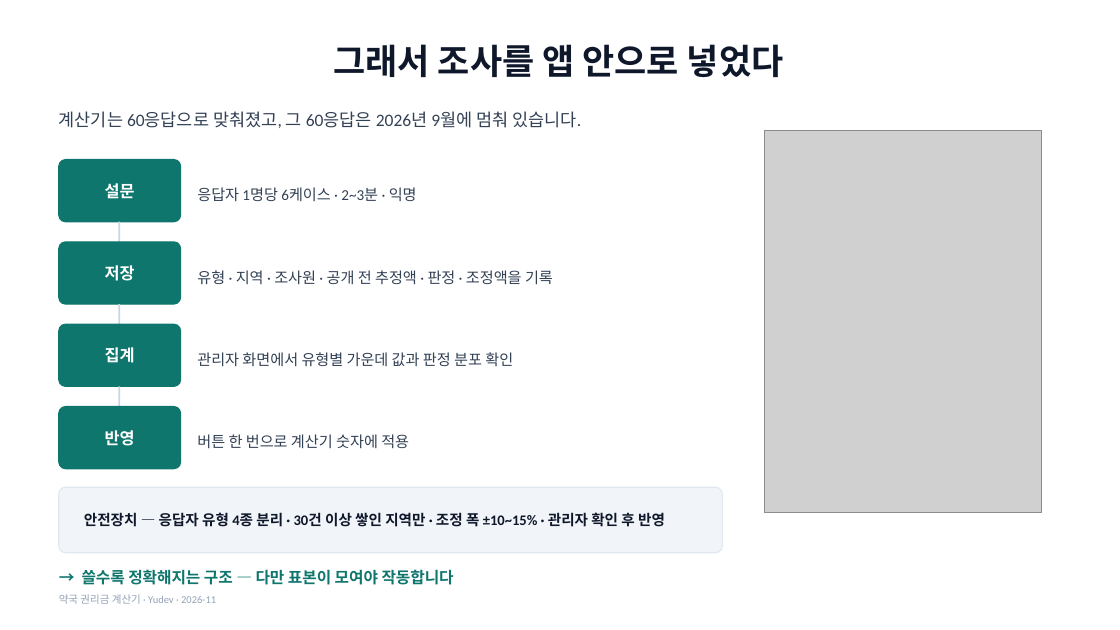
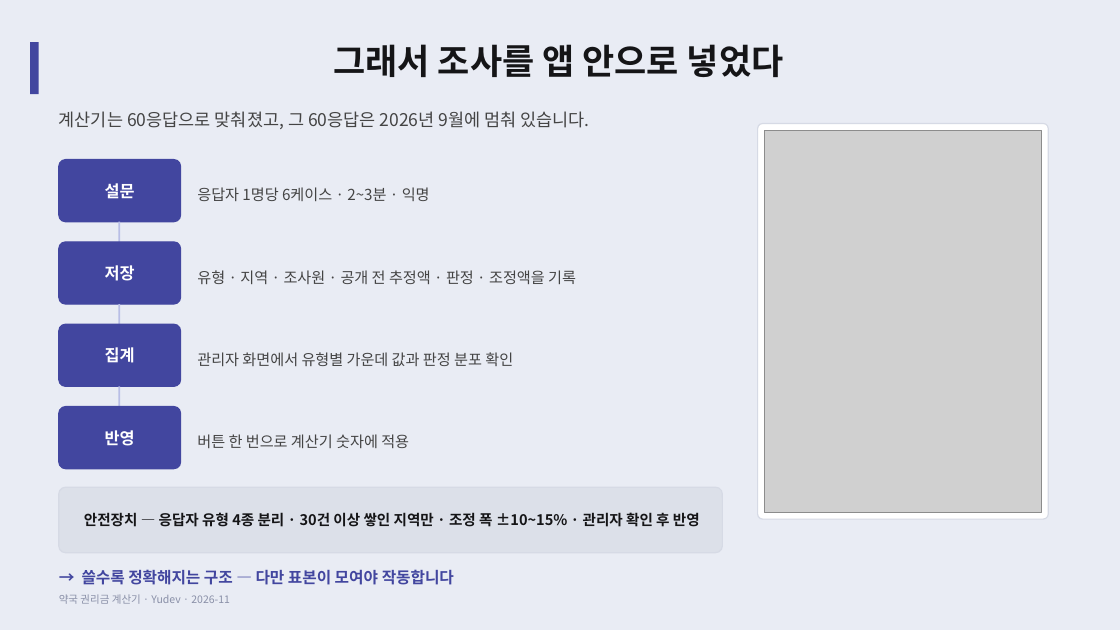
Before and after one commit to YUSEONCHUN/calculating, a slide deck: slide 21 of doc/slides/권리금계산기_프로젝트.pptx. Drawn at 1120x630 pixels with LibreOffice and Linux fonts; fonts in the diff are those of the drawing; grey boxes stand for pictures. Boxes give left, top, right and bottom in pixels: in the first picture for what was removed or moved away, otherwise in the second. Text is boxed around its words. In the diff, an @@ line names an element or a change of style, - is before the commit and + after.

```diff
--- a/doc/slides/권리금계산기_프로젝트.pptx
+++ b/doc/slides/권리금계산기_프로젝트.pptx
@@ background #FFFFFF to #E9ECF4 @@
@@ rectangle added at (30, 42, 39, 94), fill #42469F @@
@@ title "그래서 조사를 앱 안으로 넣었다" at (333, 44, 784, 77): font Cambria to Noto Sans CJK KR, text colour #0F172A to #151517 @@
@@ rounded rectangle added at (758, 124, 1049, 519), fill #FFFFFF, outline #D6DAE5 1 pt @@
@@ line (119, 222) - (119, 242): stroke #CBD5E1 1.5 pt to #B9BEE6 1.5 pt @@
@@ line (119, 304) - (119, 324): stroke #CBD5E1 1.5 pt to #B9BEE6 1.5 pt @@
@@ line (119, 386) - (119, 407): stroke #CBD5E1 1.5 pt to #B9BEE6 1.5 pt @@
@@ font Calibri to Noto Sans CJK KR in 4 elements at (105, 183, 135, 199), (105, 265, 135, 281), (105, 347, 135, 363), (105, 430, 135, 446) @@
@@ fill #0F766E to #42469F; outline #0F766E 1 pt to #42469F 1 pt in 4 elements at (59, 160, 181, 222), (59, 242, 181, 304), (59, 324, 181, 386), (59, 407, 181, 469) @@
@@ font Calibri to Noto Sans CJK KR, text colour #334155 to #444444 in 5 elements at (59, 111, 589, 129), (197, 187, 430, 201), (197, 270, 576, 284), (197, 352, 513, 366), (197, 434, 409, 448) @@
@@ rounded rectangle at (59, 487, 723, 553): fill #F1F5F9 to #DCE0E9; outline #E2E8F0 1 pt to #D6DAE5 1 pt @@
@@ text "안전장치 — 응답자 유형 4종 ..." at (84, 512, 700, 527): font Calibri to Noto Sans CJK KR, text colour #0F172A to #151517 @@
@@ text "→ 쓸수록 정확해지는 구조 — ..." at (82, 569, 454, 585): font Calibri to Noto Sans CJK KR, text colour #0F766E to #42469F @@
@@ text "약국 권리금 계산기 · Yudev ..." at (59, 594, 230, 604): font Calibri to Noto Sans CJK KR, text colour #94A3B8 to #8A90A8 @@
```
Also in this commit, not shown: 26 other slides changed, 4 other files.
